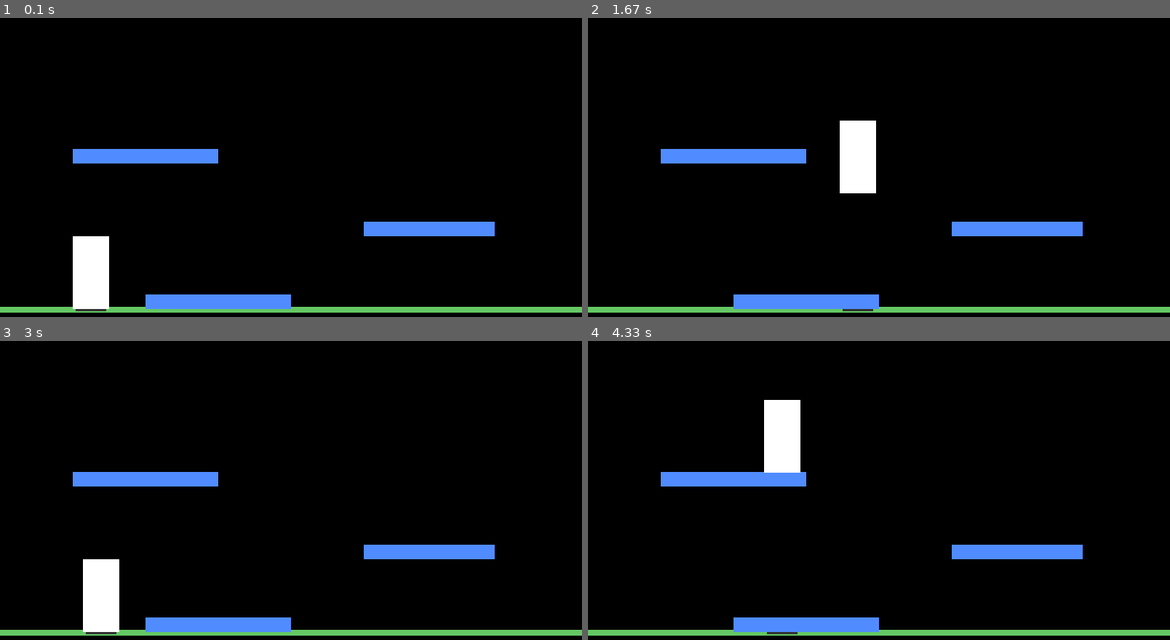
Above: before the commit, frames 1-4 (two rows, left to right).
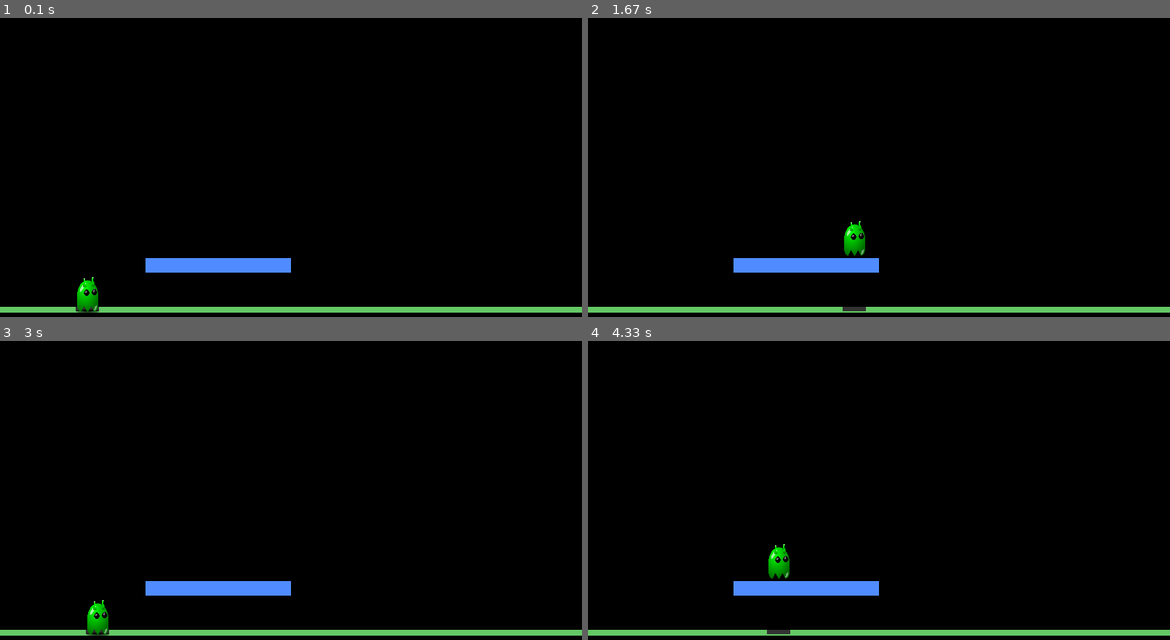
Above: after the commit, the same moments.

Repository: HEWHODOES/pygame-studies
Game: pygame game, started from movement1.py
Same seed, same stepped clock (60 frames per second), same inputs: the game is played once before the commit and once after it.
Inputs:
- Up to frame 1 (0.1 s): no input
- Up to frame 2 (1.67 s): hold Right 0.33-0.8 s; hold Up 0.83-1.13 s; hold Right 1.17-1.63 s
- Up to frame 3 (3 s): hold Left 1.67-2.2 s; hold Left 2.23-2.63 s; tap D at 2.67 s
- Up to frame 4 (4.33 s): hold Up 3-3.37 s; hold Right 3.4-4.03 s; hold Left from 4.07 s (still down)

The runs differ from the first frame. In frame 1, 6.3% of the frame differs, in the area x 12-85%, y 43-99%; in frame 2, 6.6%, in the area x 12-85%, y 34-99%; in frame 3, 6.3%; in frame 4, 6.6%.

Commit message:
add camera movement, add simple alien .svg to replace white block

Diff:
--- a/movement1.py
+++ b/movement1.py
@@ -1,6 +1,9 @@
 import pygame
 
 pygame.init()
+player_image = pygame.image.load("alien.svg")
+player_image = pygame.transform.scale(player_image, (40, 60))
+
 
 # ------ window and level creation ------
 
@@ -8,12 +11,16 @@
 HEIGHT = 600
 
 screen = pygame.display.set_mode((WIDTH, HEIGHT))
-block = pygame.Rect(100, 300, 50, 100)
+
+block = pygame.Rect(100, 300, 40, 60)
+
 platforms = [
-    pygame.Rect(200, 380, 200, 20),
-    pygame.Rect(500, 280, 180, 20),
-    pygame.Rect(100, 180, 200, 20)
+    pygame.Rect(200, 330, 200, 20),
+    pygame.Rect(800, 280, 180, 20),
+    pygame.Rect(1200, 180, 200, 20)
 ]
+
+LEVEL_WIDTH = 2500
 
 # ------ several variables needed for mechanics ------
 
@@ -22,8 +29,10 @@
 
 #positioning
 pos_x = 100
-ground_y = 300
+ground_y = 348
 pos_y = ground_y
+
+camera_x = 0
 
 #general movement
 velocity = 0
@@ -46,15 +55,20 @@
 
 current_max_speed = max_speed
 
+
+
 # ------------ main loop ------------
 
 while running:
+
+    old_y = pos_y
+
     for event in pygame.event.get():
 
         if event.type == pygame.QUIT:
             running = False
 
-        old_y = pos_y
+
 
 # ------ controller. actions after buttonpress ------
 
@@ -141,6 +155,7 @@
         vertical = 0
 
     for plat in platforms:
+
         old_bottom = old_y + block.height
 
         if player_rect.colliderect(plat) and vertical >= 0:
@@ -156,13 +171,28 @@
     block.x = int(pos_x)
     block.y = int(pos_y)
 
+# ------- CAMERA -------
+
+    camera_x = pos_x - WIDTH // 2
+
+    if camera_x < 0:
+        camera_x = 0
+
+    if camera_x > LEVEL_WIDTH - WIDTH:
+        camera_x = LEVEL_WIDTH - WIDTH
+
+
+#-------------
     clock.tick(60)
 
 # ------ graphics ------
 
     screen.fill((0, 0, 0))
 
-    pygame.draw.line(screen, (100, 200, 100), (0, 400), (WIDTH, 400), 8)
+    pygame.draw.line(
+        screen, (100, 200, 100),
+        (0 - camera_x, 400),
+        (LEVEL_WIDTH - camera_x, 400), 8)
 
     shadow_color = (50, 50, 50)
     shadow_y = 400 - 3
@@ -170,7 +200,7 @@
     shadow_height = 6
 
     shadow_rect = pygame.Rect(
-        block.x + 4,
+        block.x - camera_x + 4,
         shadow_y,
         shadow_width,
         shadow_height
@@ -179,8 +209,20 @@
     pygame.draw.rect(screen, shadow_color, shadow_rect)
 
     for plat in platforms:
-        pygame.draw.rect(screen, (80, 140, 255), plat)
-
-    pygame.draw.rect(screen, (255, 255, 255), block)
+
+        screen_rect = pygame.Rect(
+            plat.x - camera_x,
+            plat.y,
+            plat.width,
+            plat.height
+        )
+
+        pygame.draw.rect(screen, (80, 140, 255), screen_rect)
+
+    screen.blit(
+        player_image,
+        (block.x -camera_x, block.y))
 
     pygame.display.update()
+
+pygame.quit()
Not shown, added: alien.svg
